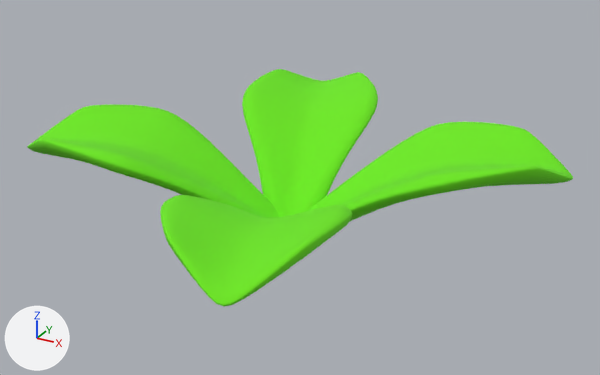
The Blender file Blender Objects/Vegetable/strawberry/strawberry_sprout.blend as it was, and as the next commit left it.
Rendered twice from a 50 mm lens placed at (0.475, -0.833, 0.533), pointed at (0.012, 0.009, 0.112). The lights are fixed; the arrows at lower left show +X, +Y and +Z.

Script lines for the objects in view, before the commit:
```python
me_plane = bpy.data.meshes.new('Plane')
me_plane.from_pydata(...)  # 16 vertices, 8 faces; spans x -0.348..0.079, y -0.052..0.711, z 0.175..0.517
me_plane.polygons.foreach_set('use_smooth', [True] * 8)
me_plane.materials.append(mat_leafy_green)  # green #6de71c
ob_circle_leafs = bpy.data.objects.new('circle_leafs', None)
ob_circle_leafs.location = (0.0, 0.0, -0.0415)
ob_circle_leafs.rotation_euler = (0.0, 0.0, 1.571)  # degrees (0, 0, 90)
ob_circle_leafs.scale = (0.462, 0.462, 0.462)
ob_leafs = bpy.data.objects.new('leafs', me_plane)
ob_leafs.location = (0.0, 0.0, -0.0415)
ob_leafs.scale = (0.462, 0.462, 0.462)
_m = ob_leafs.modifiers.new('Solidify', 'SOLIDIFY')
_m.thickness = 0.05
_m = ob_leafs.modifiers.new('Bevel', 'BEVEL')
_m = ob_leafs.modifiers.new('Subdivision', 'SUBSURF')
_m = ob_leafs.modifiers.new('Array', 'ARRAY')
_m.count = 4
_m.use_relative_offset = False
_m.use_object_offset = True
_m.offset_object = ob_circle_leafs
```
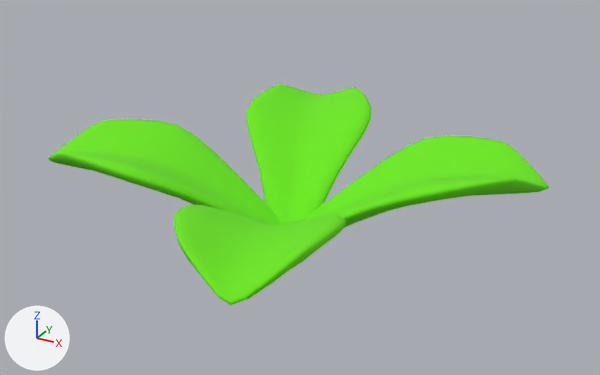
ob_circle_leafs is not drawn itself; it is used by a modifier of ob_leafs.

Where the change shows, as pixel boxes [x1, y1, x2, y2] in the pictures (600 x 375 px):
'leafs', reshaped, modifiers changed (8% narrower, 7% shorter)
    before: [27, 69, 573, 306]
    after: [48, 84, 549, 305]

The edits, one by one:
me_plane is used by ob_leafs; location (0.0, 0.0, -0.0415); scale (0.462, 0.462, 0.462).
me_plane had 16 vertices, 8 faces and spanned x -0.348..0.079, y -0.052..0.711, z 0.175..0.517.
me_plane now has 1208 vertices, 1200 faces and spans x -0.641..0.641, y -0.641..0.641, z 0.148..0.455.
me_plane part 1: 16 vertices removed from x -0.348..0.079, y -0.052..0.711, z 0.175..0.517; 1208 vertices added at x -0.641..0.641, y -0.641..0.641, z 0.148..0.455.
Object 'leafs' (ob_leafs) loses its SOLIDIFY modifier named 'Solidify'.
Modifier setting removed (it was thickness = 0.05).
Object 'leafs' (ob_leafs) loses its BEVEL modifier named 'Bevel'.
Object 'leafs' (ob_leafs) loses its SUBSURF modifier named 'Subdivision'.
Object 'leafs' (ob_leafs) loses its ARRAY modifier named 'Array'.
Modifier setting removed (it was count = 4).
Modifier setting removed (it was use_relative_offset = False).
Modifier setting removed (it was use_object_offset = True).
Modifier setting removed (it was offset_object = ob_circle_leafs).
Object 'circle_leafs' (ob_circle_leafs) is deleted.
